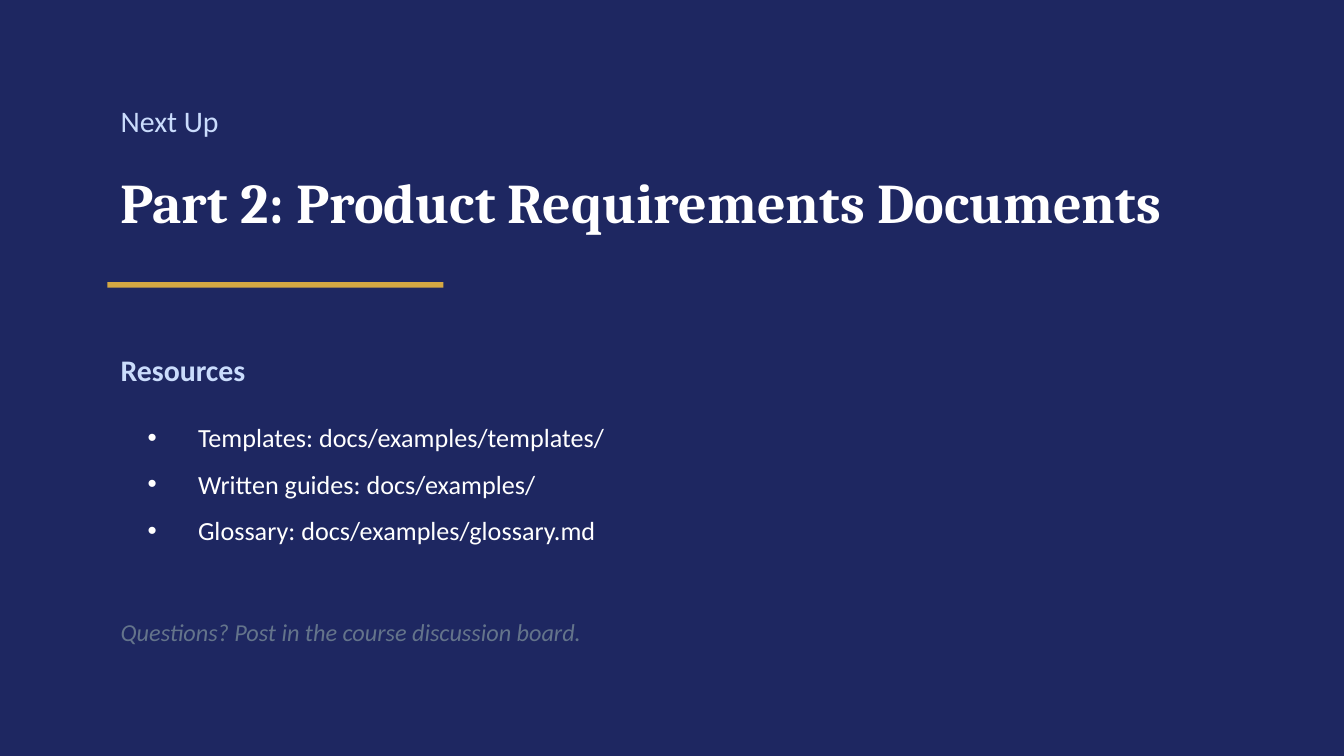
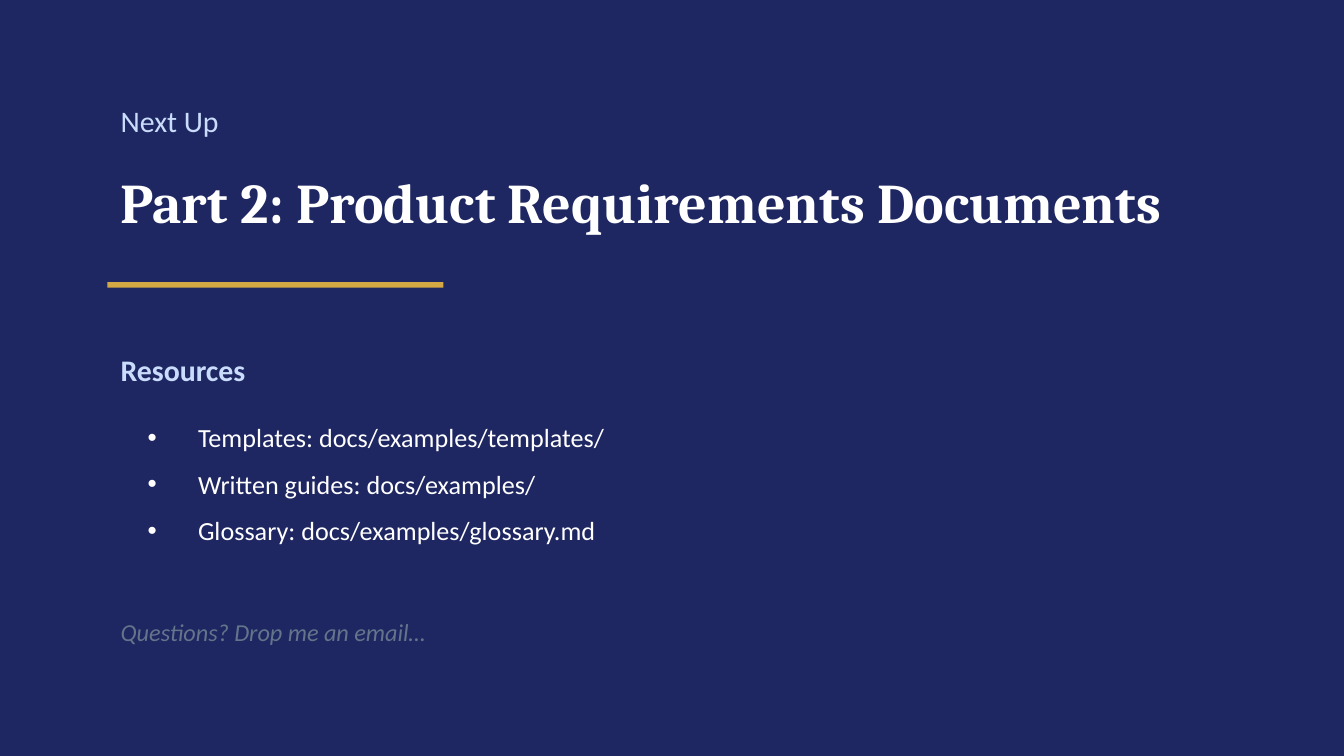
Before and after one commit to tvproductions/gzkit, a slide deck: slide 11 of docs/examples/presentations/complete-series-slides.pptx. Drawn at 1344x756 pixels with LibreOffice and Linux fonts; fonts in the diff are those of the drawing. Boxes give left, top, right and bottom in pixels: in the first picture for what was removed or moved away, otherwise in the second. Text is boxed around its words. In the diff, an @@ line names an element or a change of style, - is before the commit and + after.

```diff
--- a/docs/examples/presentations/complete-series-slides.pptx
+++ b/docs/examples/presentations/complete-series-slides.pptx
@@ text at [121, 624, 425, 645]: text changed @@
-Questions? Post in the course discussion board.
+Questions? Drop me an email…
```
Also in this commit, not shown: 2 other slides changed, 5 other files.
